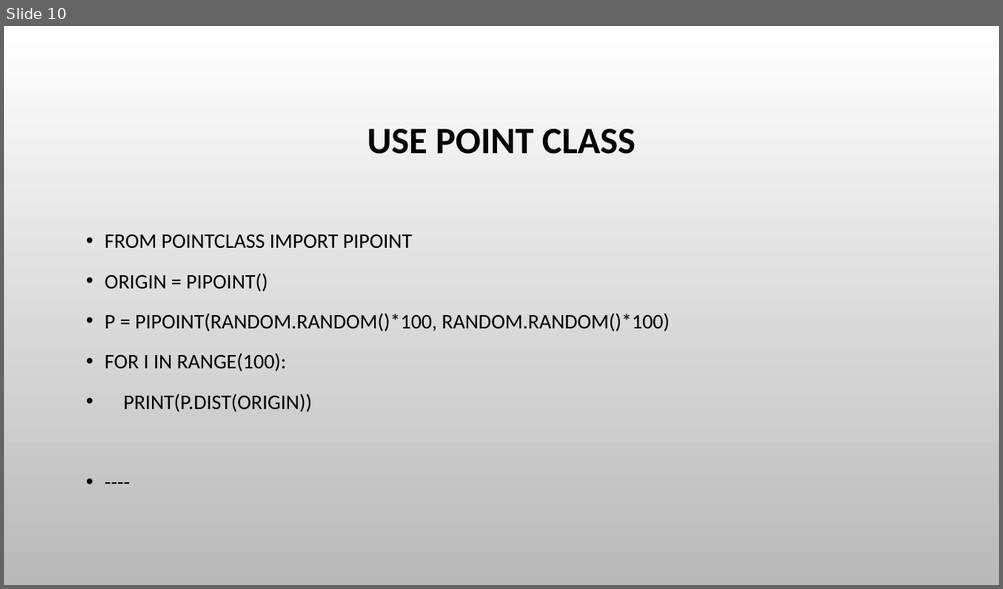
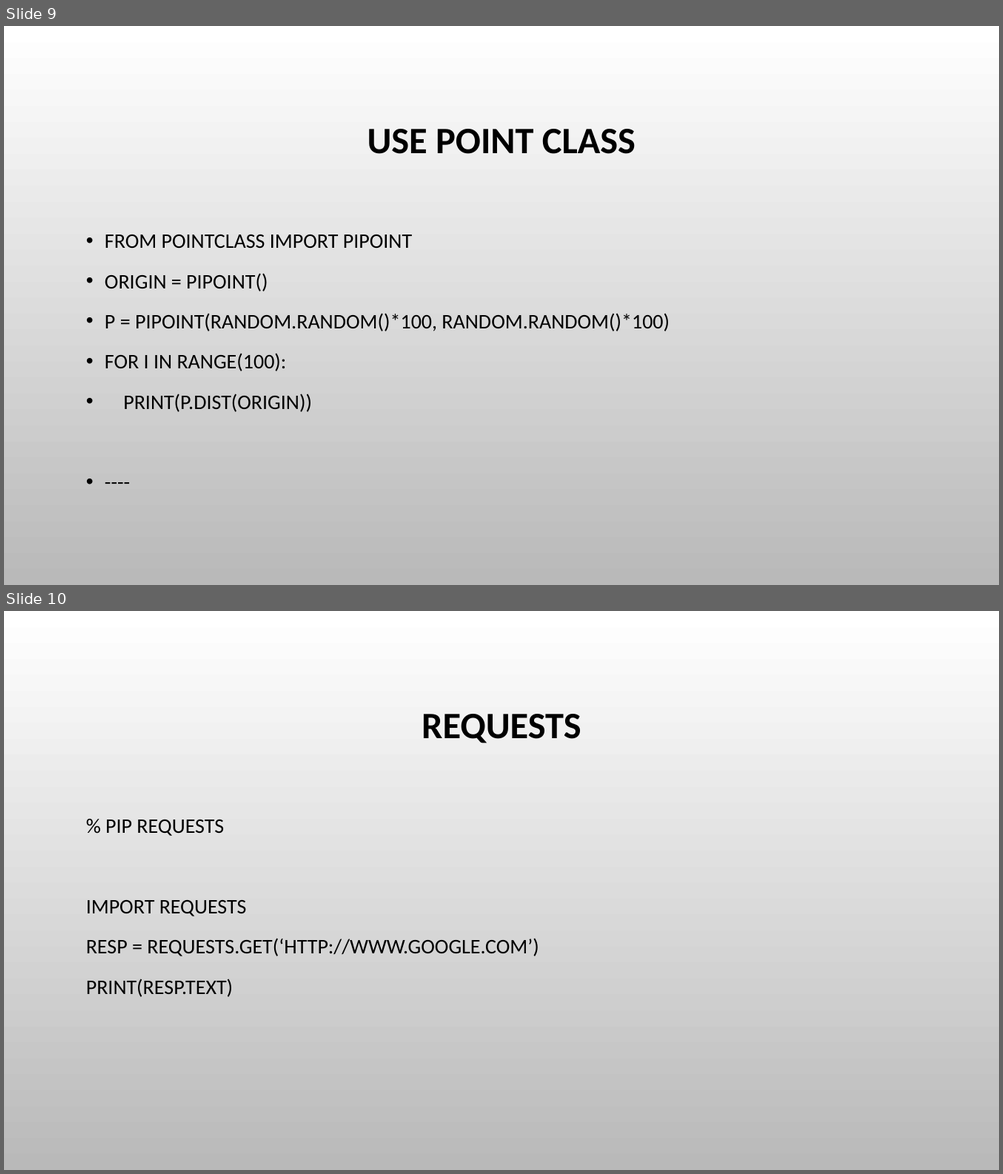
Before and after one commit to cute93/2020_sw_teacher, a slide deck: SW선도교원 연수.pptx. Shown one above the other, each under a label of ours: slide 10 before the commit, slides 9 and 10 after it. The pictures are 1003x589 and 1003x1174 pixels, drawn with LibreOffice and Linux fonts; fonts in the diff are those of the drawing; background and template pictures are left out. Boxes give left, top, right and bottom in pixels: in the first picture for what was removed or moved away, otherwise in the second. Text is boxed around its words. In the diff, an @@ line names an element or a change of style, - is before the commit and + after.

```diff
--- a/SW선도교원 연수.pptx
+++ b/SW선도교원 연수.pptx
@@ slide 10 added at (4,611,999,1170), background picture (left out) @@
@@ title added at (421,714,580,743), 36 pt, text #000000, bold @@
+REQUESTS
@@ text added at (86,820,539,997), 20 pt, text #000000 @@
+% PIP REQUESTS
+IMPORT REQUESTS
+RESP = REQUESTS.GET(‘HTTP://WWW.GOOGLE.COM’)
+PRINT(RESP.TEXT)
@@ what was slide 10 is now slide 9 @@
```
Also in this commit, not shown: 4 other slides added, 2 slides removed, 4 other files.
